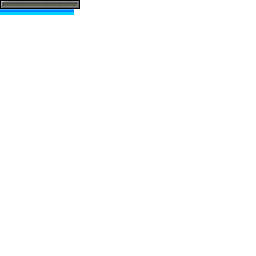
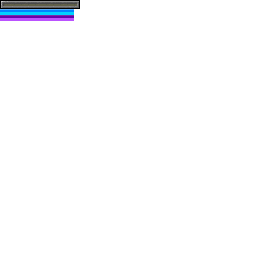
Two versions of the same layered image (256×256). Layer-by-layer changes:
painted on "mana_bar.png" over (0, 15, 74, 21)
